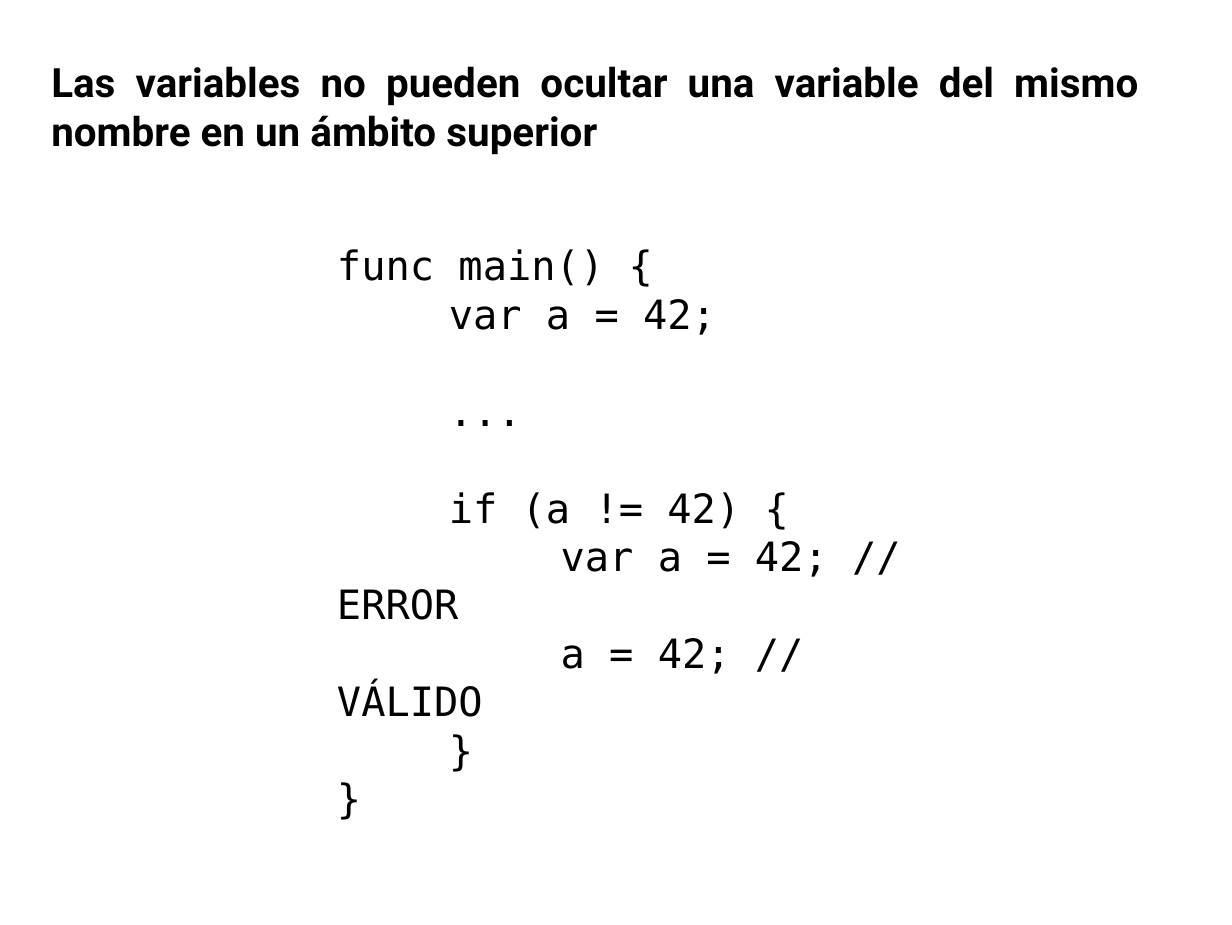
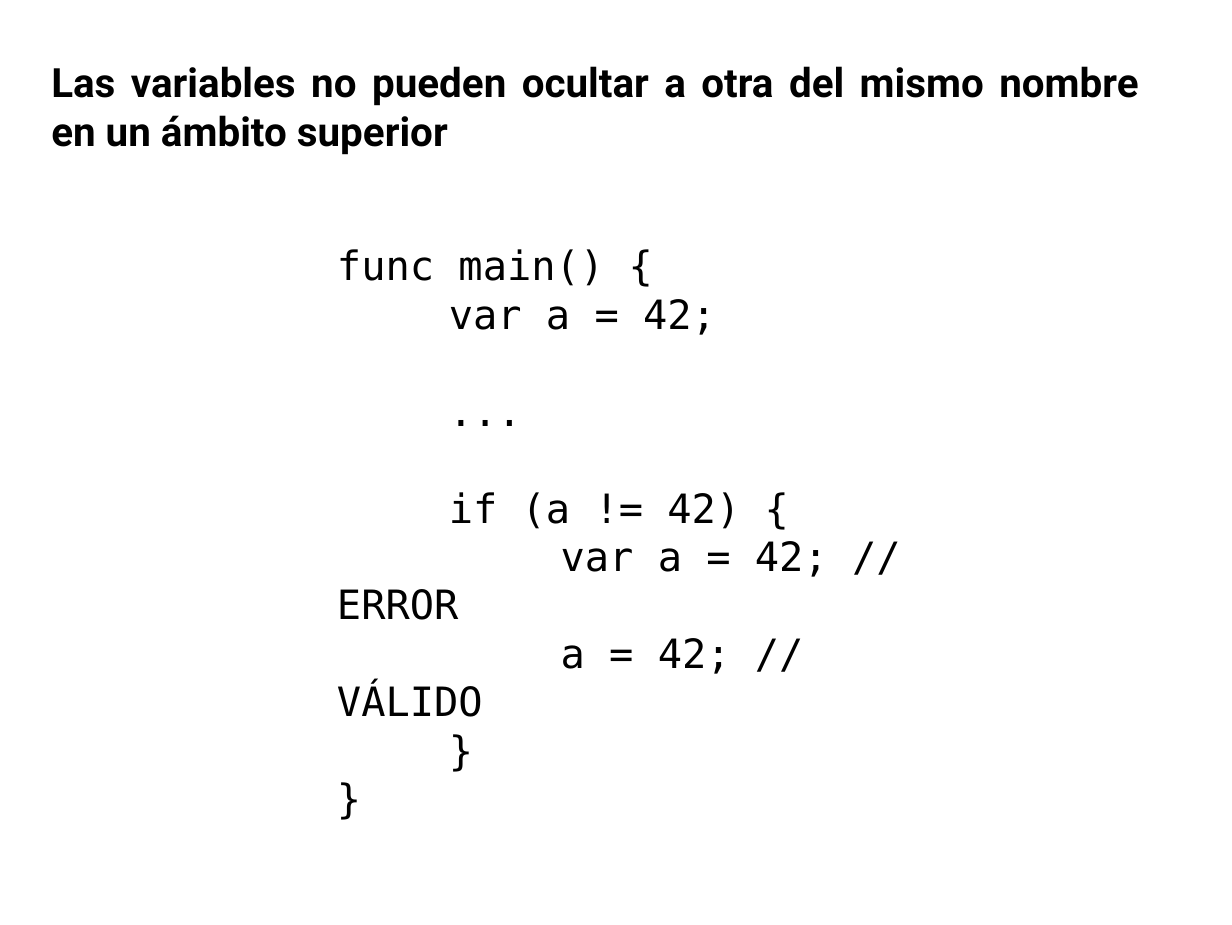
Before and after one commit to GAPM/cg, a slide deck: slide 19 of doc/CG.odp (slide 20 before the commit). Drawn at 1232x925 pixels with LibreOffice and Linux fonts; fonts in the diff are those of the drawing. Boxes give left, top, right and bottom in pixels: in the first picture for what was removed or moved away, otherwise in the second. Text is boxed around its words. In the diff, an @@ line names an element or a change of style, - is before the commit and + after.

```diff
--- a/doc/CG.odp
+++ b/doc/CG.odp
@@ text at box(51, 66, 1138, 155): text changed @@
-Las variables no pueden ocultar una variable del mismo nombre en un ámbito superior
+Las variables no pueden ocultar a otra del mismo nombre en un ámbito superior
```
Also in this commit, not shown: 11 other slides changed, 1 slide added, 6 slides removed.
